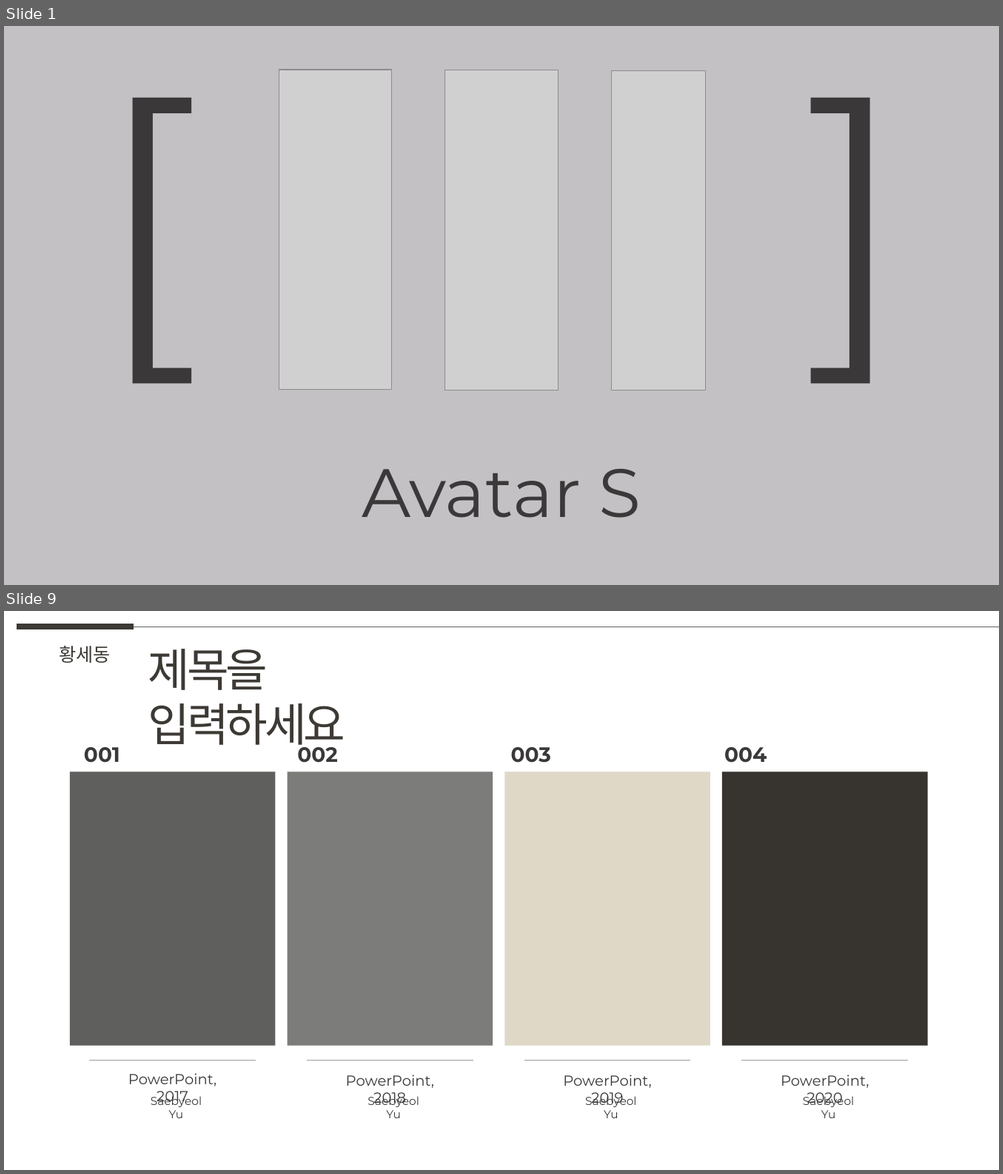
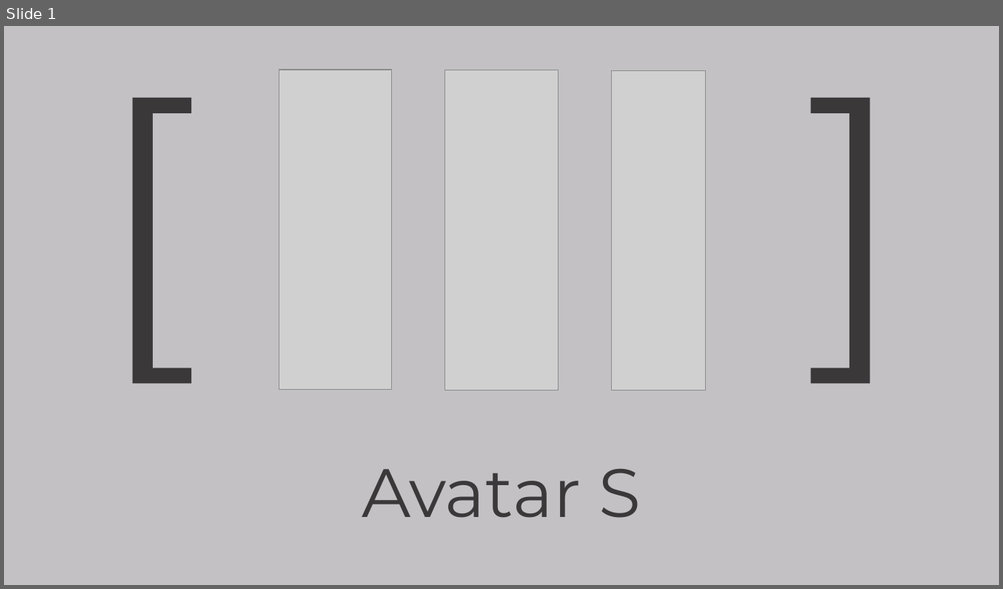
Before and after one commit to weaknessHero/Project_AvatarS, a slide deck: 발표자료/230202/LJHPPT.pptx. Shown one above the other, each under a label of ours: slides 1 and 9 before the commit, slide 1 after it; the slides between them are not shown. The pictures are 1003x1174 and 1003x589 pixels, drawn with LibreOffice and Linux fonts; fonts in the diff are those of the drawing; grey boxes stand for pictures. Boxes give left, top, right and bottom in pixels: in the first picture for what was removed or moved away, otherwise in the second. Text is boxed around its words. In the diff, an @@ line names an element or a change of style, - is before the commit and + after.

```diff
--- a/발표자료/230202/LJHPPT.pptx
+++ b/발표자료/230202/LJHPPT.pptx
@@ slide 9 removed at box(4, 611, 999, 1170), background #FFFFFF @@
@@ line removed from (17, 627) to (134, 627) @@
@@ line removed from (134, 627) to (999, 627) @@
@@ text removed at box(59, 646, 111, 663) @@
-황세동
@@ text removed at box(148, 649, 346, 753) @@
-제목을 입력하세요
@@ text removed at box(297, 742, 337, 763) @@
-002
@@ text removed at box(84, 747, 120, 763) @@
-001
@@ text removed at box(511, 747, 551, 763) @@
-003
@@ text removed at box(724, 747, 766, 763) @@
-004
@@ rectangle removed at box(70, 772, 275, 1046) @@
@@ rectangle removed at box(287, 772, 492, 1046) @@
@@ rectangle removed at box(505, 772, 710, 1046) @@
@@ rectangle removed at box(722, 772, 927, 1046) @@
@@ line removed from (89, 1060) to (256, 1060) @@
@@ text removed at box(128, 1073, 216, 1106) @@
-PowerPoint, 2017
@@ line removed from (307, 1060) to (473, 1060) @@
@@ text removed at box(346, 1075, 434, 1108) @@
-PowerPoint, 2018
@@ line removed from (524, 1060) to (691, 1060) @@
@@ text removed at box(563, 1075, 651, 1108) @@
-PowerPoint, 2019
@@ line removed from (742, 1060) to (908, 1060) @@
@@ text removed at box(780, 1075, 868, 1108) @@
-PowerPoint, 2020
@@ text removed at box(151, 1094, 202, 1119) @@
-Saebyeol Yu
@@ text removed at box(367, 1094, 418, 1119) @@
-Saebyeol Yu
@@ text removed at box(585, 1094, 636, 1119) @@
-Saebyeol Yu
@@ text removed at box(802, 1094, 854, 1119) @@
-Saebyeol Yu
```
Also in this commit, not shown: 2 slides added, 7 other slides removed, 1 other file.
